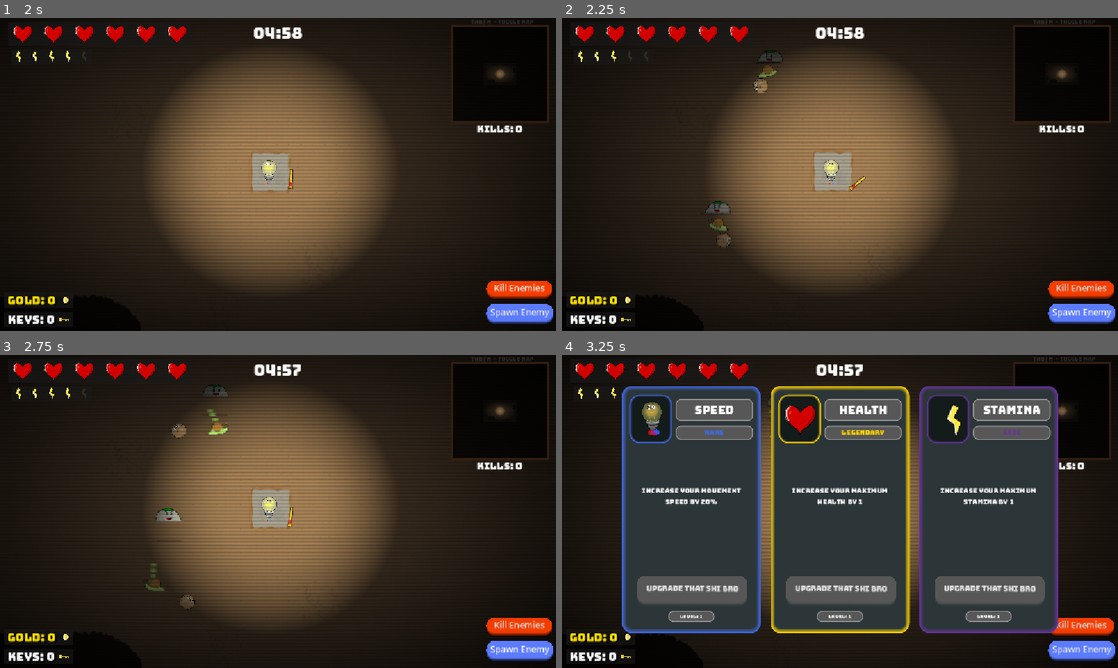
Above: before the commit, frames 1-4 (two rows, left to right).
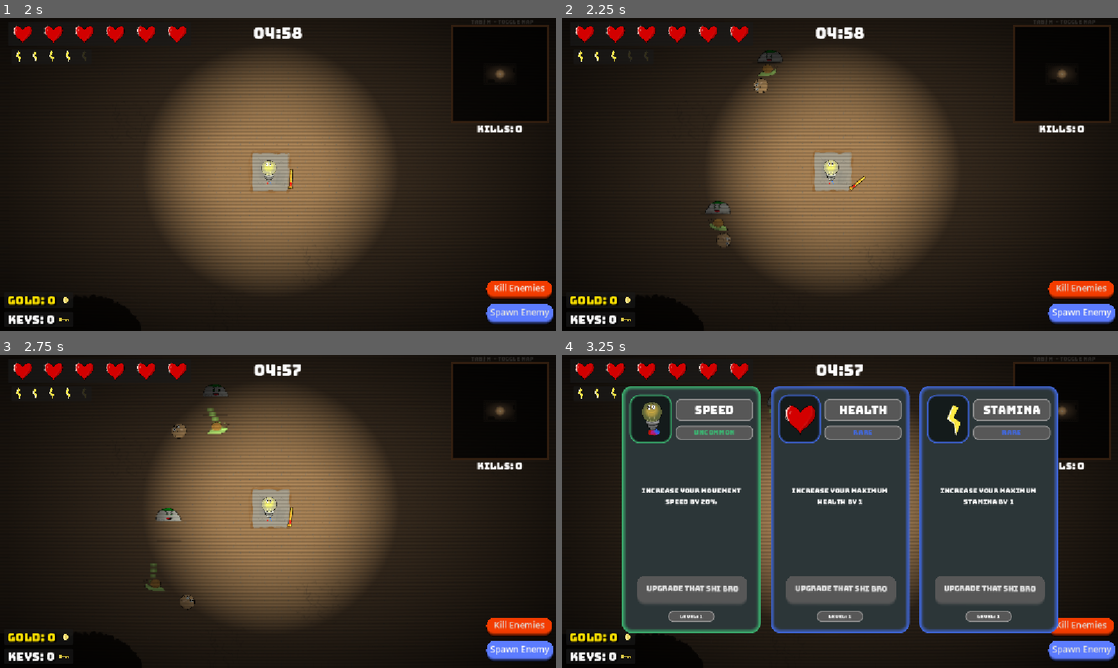
Above: after the commit, the same moments.

Repository: olssonrasmus792-a11y/bindelse-av-isac
Game: Godot game, scene res://Scenes/main_menu.tscn
Same seed, same stepped clock (60 frames per second), same inputs: the game is played once before the commit and once after it.
Inputs (mouse positions are in pixels of both pictures, inside the frame that each line leads up to):
- Up to frame 1 (2 s): click "play the game" at 0.5 s; click "Kill Enemies" at 1.25 s
- Up to frame 2 (2.25 s): click "Spawn Enemy" at 2 s
- Up to frame 3 (2.75 s): no input
- Up to frame 4 (3.25 s): move the mouse to (962, 495) at 2.77 s; hold D (right) from 2.78 s (still down); hold L (level_up) from 2.78 s (still down); click (962, 495) at 2.92 s; tap Space (roll) at 3.05 s

Frame 1 is identical in both runs. In frame 2, less than 0.1% of the frame differs, in the area x 34-39%, y 15-24%; in frame 3, less than 0.1%; in frame 4, 5.6%, in the area x 10-90%, y 10-89%.

Commit message:
Particles + upgrade

Diff:
--- a/Resources/Damage.tres
+++ b/Resources/Cards/Damage.tres
@@ -8,5 +8,5 @@
 icon = ExtResource("1_7mtkq")
 card_name = "Damage"
 description = "Increase your melee damage"
-rarity = "Uncommon"
+rarity = "Epic"
 metadata/_custom_type_script = "uid://c01qet416k22c"
--- a/Resources/Health.tres
+++ b/Resources/Cards/Health.tres
@@ -8,5 +8,5 @@
 icon = ExtResource("1_vtkyv")
 card_name = "Health"
 description = "Increase your maximum health by 1"
-rarity = "Legendary"
+rarity = "Rare"
 metadata/_custom_type_script = "uid://c01qet416k22c"
--- /dev/null
+++ b/Resources/Cards/Roll_invulnerability.tres
@@ -0,0 +1,12 @@
+[gd_resource type="Resource" script_class="CardData" load_steps=3 format=3 uid="uid://bf8i7knkde44l"]
+
+[ext_resource type="Texture2D" uid="uid://dr443p3wlxcw0" path="res://Textures/Bulb Roll Icon.png" id="1_bx0jk"]
+[ext_resource type="Script" uid="uid://c01qet416k22c" path="res://Scripts/CardData.gd" id="2_5100s"]
+
+[resource]
+script = ExtResource("2_5100s")
+icon = ExtResource("1_bx0jk")
+card_name = "Rollin'"
+description = "Enemies cannot hurt you while you are rolling"
+rarity = "Legendary"
+metadata/_custom_type_script = "uid://c01qet416k22c"
--- a/Resources/Speed.tres
+++ b/Resources/Cards/Speed.tres
@@ -8,5 +8,5 @@
 icon = ExtResource("1_gt7r1")
 card_name = "Speed"
 description = "Increase your movement speed by 20%"
-rarity = "Rare"
+rarity = "Uncommon"
 metadata/_custom_type_script = "uid://c01qet416k22c"
--- a/Resources/Stamina.tres
+++ b/Resources/Cards/Stamina.tres
@@ -8,5 +8,5 @@
 icon = ExtResource("1_l0rtg")
 card_name = "Stamina"
 description = "Increase your maximum stamina by 1"
-rarity = "Epic"
+rarity = "Rare"
 metadata/_custom_type_script = "uid://c01qet416k22c"
--- a/Scenes/main.tscn
+++ b/Scenes/main.tscn
@@ -370,6 +370,7 @@
 text = "Tab / M  -  Toggle map"
 
 [node name="UpgradeManager" type="Control" parent="UI" groups=["upgrade_screen"]]
+process_mode = 3
 visible = false
 layout_mode = 3
 anchors_preset = 15
--- a/Scenes/stoney.tscn
+++ b/Scenes/stoney.tscn
@@ -118,6 +118,60 @@
 
 [sub_resource type="RectangleShape2D" id="RectangleShape2D_fcq7u"]
 size = Vector2(108, 56)
+
+[sub_resource type="Gradient" id="Gradient_mwejy"]
+colors = PackedColorArray(1, 1, 1, 1, 1, 1, 1, 0)
+
+[sub_resource type="GradientTexture2D" id="GradientTexture2D_y5ntv"]
+gradient = SubResource("Gradient_mwejy")
+width = 256
+height = 256
+use_hdr = true
+fill = 1
+fill_from = Vector2(0.5, 0.5)
+fill_to = Vector2(1, 1)
+
+[sub_resource type="Gradient" id="Gradient_y5ntv"]
+colors = PackedColorArray(0.74978, 0.74978, 0.74977994, 1, 1, 1, 1, 1)
+
+[sub_resource type="GradientTexture1D" id="GradientTexture1D_hi8wa"]
+gradient = SubResource("Gradient_y5ntv")
+
+[sub_resource type="Gradient" id="Gradient_hi8wa"]
+offsets = PackedFloat32Array(0, 0.6603774, 1)
+colors = PackedColorArray(0.44705883, 0.30980393, 0.12941177, 1, 0.57254905, 0.4, 0.18039216, 1, 0.57254905, 0.4, 0.18039216, 0)
+
+[sub_resource type="GradientTexture1D" id="GradientTexture1D_xh2lw"]
+gradient = SubResource("Gradient_hi8wa")
+
+[sub_resource type="Curve" id="Curve_mwejy"]
+_data = [Vector2(0, 1), 0.0, 0.0, 0, 0, Vector2(0.43939394, 0.92134833), 0.0, 0.0, 0, 0, Vector2(0.76515156, 0.5842697), 0.0, 0.0, 0, 0, Vector2(1, 0.19101131), 0.0, 0.0, 0, 0]
+point_count = 4
+
+[sub_resource type="CurveTexture" id="CurveTexture_y5ntv"]
+curve = SubResource("Curve_mwejy")
+
+[sub_resource type="ParticleProcessMaterial" id="ParticleProcessMaterial_bspdm"]
+particle_flag_disable_z = true
+emission_shape = 3
+emission_box_extents = Vector3(60, 1, 1)
+velocity_pivot = Vector3(0, -2, 0)
+direction = Vector3(0, -10, 0)
+spread = 40.0
+flatness = 1.0
+initial_velocity_min = 80.0
+initial_velocity_max = 140.0
+gravity = Vector3(0, 300, 0)
+damping_min = 20.0
+damping_max = 40.0
+scale_min = 0.02
+scale_max = 0.03
+scale_curve = SubResource("CurveTexture_y5ntv")
+color_ramp = SubResource("GradientTexture1D_xh2lw")
+color_initial_ramp = SubResource("GradientTexture1D_hi8wa")
+collision_mode = 1
+collision_friction = 0.0
+collision_bounce = 0.84
 
 [node name="Stoney" type="CharacterBody2D" groups=["enemies"]]
 motion_mode = 1
@@ -164,7 +218,22 @@
 offset = Vector2(-28.720655, -104.438644)
 
 [node name="CollisionShape2D" type="CollisionShape2D" parent="."]
+visible = false
 position = Vector2(10, -8)
 shape = SubResource("RectangleShape2D_fcq7u")
 
 [node name="NavigationAgent2D" type="NavigationAgent2D" parent="."]
+
+[node name="JumpEffect" type="GPUParticles2D" parent="."]
+position = Vector2(11, 16)
+emitting = false
+amount = 40
+texture = SubResource("GradientTexture2D_y5ntv")
+interp_to_end = 0.01
+one_shot = true
+speed_scale = 1.5
+explosiveness = 1.0
+randomness = 0.5
+collision_base_size = 2.0
+local_coords = true
+process_material = SubResource("ParticleProcessMaterial_bspdm")
--- a/Scripts/GameState.gd
+++ b/Scripts/GameState.gd
@@ -7,3 +7,13 @@
 var gold := 0
 var kills := 0
 var rooms_cleared := 0
+var enemies_per_room = 20
+
+var taken_upgrades := {}
+
+func reset_game():
+	keys = 0
+	gold = 0
+	kills = 0
+	rooms_cleared = 0
+	enemies_per_room = 20
--- a/Scripts/player.gd
+++ b/Scripts/player.gd
@@ -24,16 +24,22 @@
 
 var spawn_pos
 var damage = 4
+
 @export var max_speed = 500
 @export var speed = max_speed
+
 @export var max_health = 6
 @export var health = max_health
+
 @export var max_stamina = 5
 @export var stamina = max_stamina
-@export var stamina_regen = 1
+@export var stamina_regen = 1.25 # Sekunder per stamina
+
 @export var color_state: ColorState
+
 @export var invulnerability_duration = 0.3
 var invulnerability_timer = 0.0
+
 var slow_timer = 0.0
 var slow_duration = 0.75
 var slow_amount = 0.2
@@ -170,6 +176,8 @@
 	if body.is_in_group("enemies"):
 		body.take_damage(damage)
 		body.apply_knockback(global_position)
+		for cam in get_tree().get_nodes_in_group("camera"):
+			cam.shake(0.25)
 
 func _on_attack_timer_timeout() -> void:
 	attack_cooldown.start(0.5)
@@ -314,10 +322,8 @@
 	await(get_tree().create_timer(0.2).timeout)
 	Engine.time_scale = 1.0
 
-	print("game over!")
-
-	# Stop the game (or pause)
 	get_tree().change_scene_to_file("res://Scenes/main_menu.tscn")
+	GameState.reset_game()
 
 func respawn_player():
 	is_dead = false
@@ -326,7 +332,7 @@
 	position = spawn_pos
 
 func take_damage(dmg, from_position: Vector2, knockback_strength):
-	if invulnerability_timer > 0 or is_dead:
+	if invulnerability_timer > 0 or is_dead or (rolling and GameState.taken_upgrades.has("Rollin'")):
 		return
 
 	apply_knockback(from_position, knockback_strength)
--- a/Scripts/room.gd
+++ b/Scripts/room.gd
@@ -27,7 +27,7 @@
 var start_pos : Vector2
 var start_room_pos : Vector2
 
-var key_spawn_rate = 1
+var key_spawn_rate = 0.5
 
 var room_entered = false
 var room_closed = false
@@ -44,7 +44,6 @@
 var has_door_right
 
 var alive_enemies: Array = []
-var enemies_per_room = 10
 
 signal swap_cam(pos)
 
@@ -146,7 +145,7 @@
 func on_room_cleared():
 	open_room()
 	GameState.rooms_cleared += 1
-	enemies_per_room = 10 + GameState.rooms_cleared * 2
+	GameState.enemies_per_room += 2
 
 
 func close_door(door):
@@ -165,7 +164,7 @@
 
 func spawn_enemies():
 	var enemies = get_enemy_container()
-	for x in range(enemies_per_room):
+	for x in range(GameState.enemies_per_room):
 		var enemy_scene = enemy_scenes.pick_random()
 		var enemy = enemy_scene.instantiate()
 		enemy.global_position.x = global_position.x + room_width/2 - tile_size * 3 + randf_range(-room_width/4, room_width/4)
--- a/Scripts/room_generator.gd
+++ b/Scripts/room_generator.gd
@@ -20,7 +20,7 @@
 var placed_rooms := {}
 
 var room_spawn_rate = 0.6
-var chest_spawn_chance = 1
+var chest_spawn_chance = 0.6 # 1.0 = 100% chans, 0.0 = 0%
 
 var start_pos : Vector2
 
--- a/Scripts/stoney.gd
+++ b/Scripts/stoney.gd
@@ -6,6 +6,7 @@
 @onready var animated_sprite_2d: AnimatedSprite2D = $AnimatedSprite2D
 @onready var color_rect: ColorRect = $ColorRect
 @onready var color_rect_2: ColorRect = $ColorRect2
+@onready var jump_effect: GPUParticles2D = $JumpEffect
 
 @onready var player := get_tree().get_first_node_in_group("player")
 @onready var nav_agent: NavigationAgent2D = $NavigationAgent2D
@@ -43,6 +44,9 @@
 		color_rect.visible = direction.x < 0
 		color_rect_2.visible = direction.x > 0
 
+	elif animated_sprite_2d.frame == 13:
+		jump_effect.restart()
+		velocity = Vector2.ZERO
 	else:
 		velocity = Vector2.ZERO
 
--- a/Scripts/upgrade_manager.gd
+++ b/Scripts/upgrade_manager.gd
@@ -9,15 +9,18 @@
 @export var epic_chance = 0.15
 @export var legendary_chance = 0.05
 
-var all_cards = [
-	preload("res://Resources/Damage.tres"),
-	preload("res://Resources/Speed.tres"),
-	preload("res://Resources/Stamina.tres"),
-	preload("res://Resources/Health.tres")
-]
+var all_cards := []
 
 func _ready():
-	process_mode = Node.PROCESS_MODE_WHEN_PAUSED
+	var dir = DirAccess.open("res://Resources/Cards")
+	if dir:
+		dir.list_dir_begin()
+		var file_name = dir.get_next()
+		while file_name != "":
+			if file_name.ends_with(".tres"):
+				var card = load("res://Resources/Cards/" + file_name)
+				all_cards.append(card)
+			file_name = dir.get_next()
 
 func spawn_random_cards(count: int):
 	clear_cards()
@@ -42,12 +45,12 @@
 		#card_instance.card_data.rarity = choose_rarity()
 		cards_container.add_child(card_instance)
 
-	visible = true
-
 	if available_cards.is_empty():
 		print("No upgrades available")
 		close_upgrade_screen()
 		return
+
+	visible = true
 
 func clear_cards():
 	for child in cards_container.get_children():
@@ -67,6 +70,8 @@
 
 func _on_upgrade_chosen(card_data: CardData):
 	print("player chose: ", card_data.card_name)
+
+	GameState.taken_upgrades[card_data.card_name] = true
 
 	apply_upgrade(card_data)
 	close_upgrade_screen()
Not shown: 1 places in Scenes/stoney.tscn that only renumber resources
Binary file added: Textures/Bulb Roll Icon.png
Not shown, added: Textures/Bulb Roll Icon.png.import
